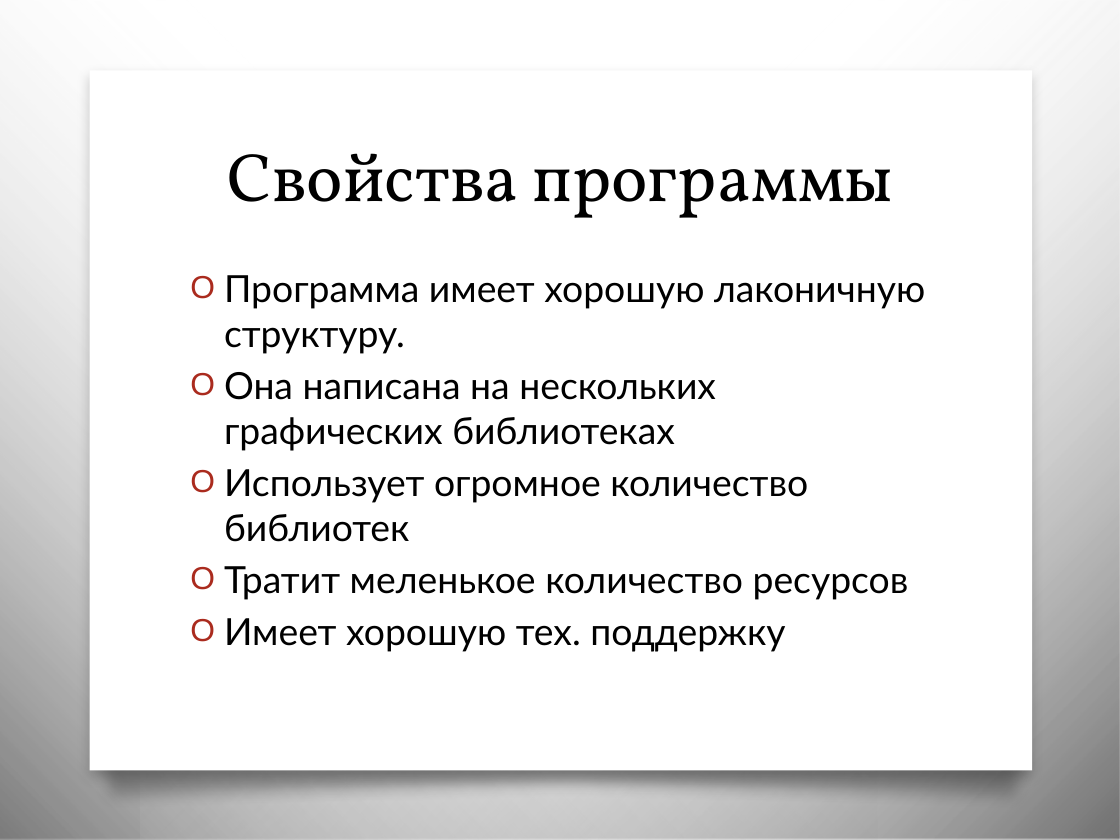
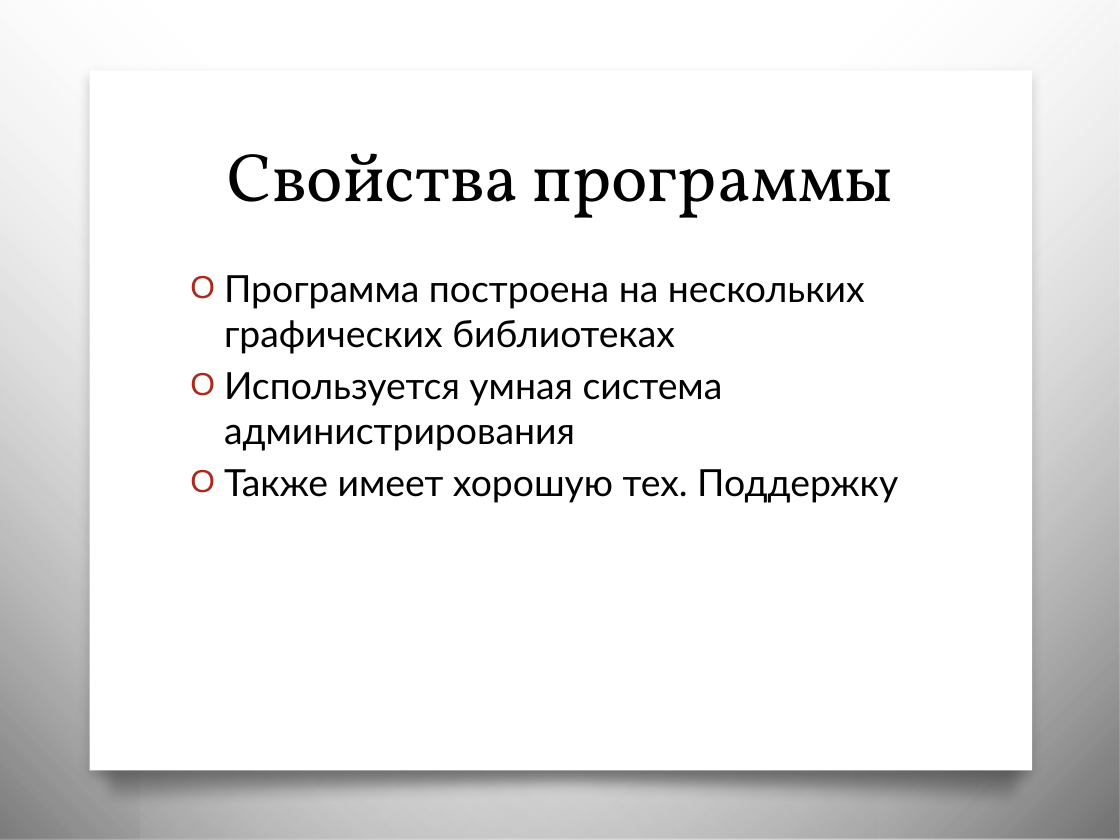
Before and after one commit to supergreymaster/Joint-web-project, a slide deck: slide 5 of Проектная работа TextAssistant.pptx (slide 4 before the commit). Drawn at 1120x840 pixels with LibreOffice and Linux fonts; fonts in the diff are those of the drawing; background and template pictures are left out. Boxes give left, top, right and bottom in pixels: in the first picture for what was removed or moved away, otherwise in the second. Text is boxed around its words. In the diff, an @@ line names an element or a change of style, - is before the commit and + after.

```diff
--- a/Проектная работа TextAssistant.pptx
+++ b/Проектная работа TextAssistant.pptx
@@ text at (x1=224, y1=275, x2=898, y2=503): text changed @@
-O Программа имеет хорошую лаконичную структуру.
-O Она написана на нескольких графических библиотеках
-O Использует огромное количество библиотек
-O Тратит меленькое количество ресурсов
-O Имеет хорошую тех. поддержку
+O Программа построена на нескольких графических библиотеках
+O Используется умная система администрирования
+O Также имеет хорошую тех. Поддержку
```
Also in this commit, not shown: 3 other slides changed, 1 slide added, 1 slide removed, 4 other files.
